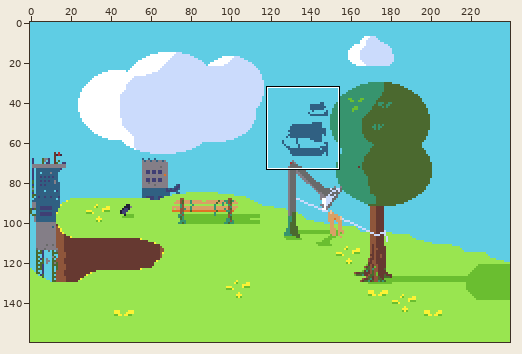
Two states of a pixel-art file, Sprites/Sky pallet test 2.ase. The first picture is a wide view before the edit; the outline marks the close-up.
Close-up. Before:
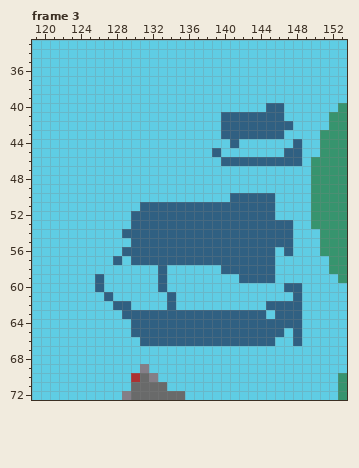
240x160 pixels, 3 frames. Shown: frame 3: x 119..153, y 33..72.
The result:
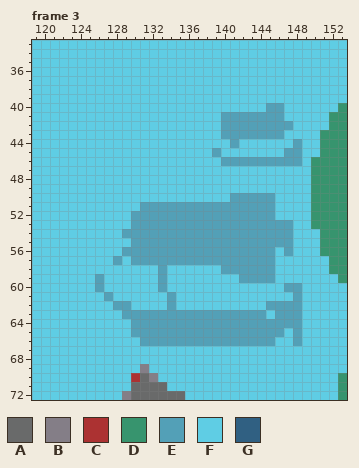
Palette (. is transparent): A #696a6a  B #847e87  C #ac3232  D #37946e  E #53a0b7  F #5fcde4  G #306082
The commit says: lower contrast ships in the main menu
The edit:
Frame 3, layer "ships":
The edit turns colour G into colour E in row 40 at x 145 to 146; in row 41 at x 140 to 146; in row 42 at x 140 to 147; in row 43 at x 140 to 146; in row 44 at x 141 and 148; in row 45 at x 139 and 147 to 148.
The edit turns colour G into colour E in row 46 at x 140 to 148; in row 50 at x 141 to 145; in row 51 at x 131 to 145; in row 52 at x 130 to 145; in row 53 at x 130 to 147; in row 54 at x 129 to 147.
The edit turns colour G into colour E in row 55 at x 130 to 147; in row 56 at x 129 to 145 and 147; in row 57 at x 128 and 130 to 145; in row 58 at x 133 and 140 to 145; in row 59 at x 126, 133 and 142 to 145; in row 60 at x 126, 133 and 147 to 148.
The edit turns colour G into colour E in row 61 at x 127, 134 and 148; in row 62 at x 128 to 129, 134 and 145 to 148; in row 63 at x 129 to 144 and 146 to 148; in row 64 at x 130 to 148; in row 65 at x 130 to 146 and 148; in row 66 at x 131 to 145 and 148.
Pixel boxes of the changes (left, top, right, bottom) in both close-ups:
changed: (95, 103, 302, 346)
